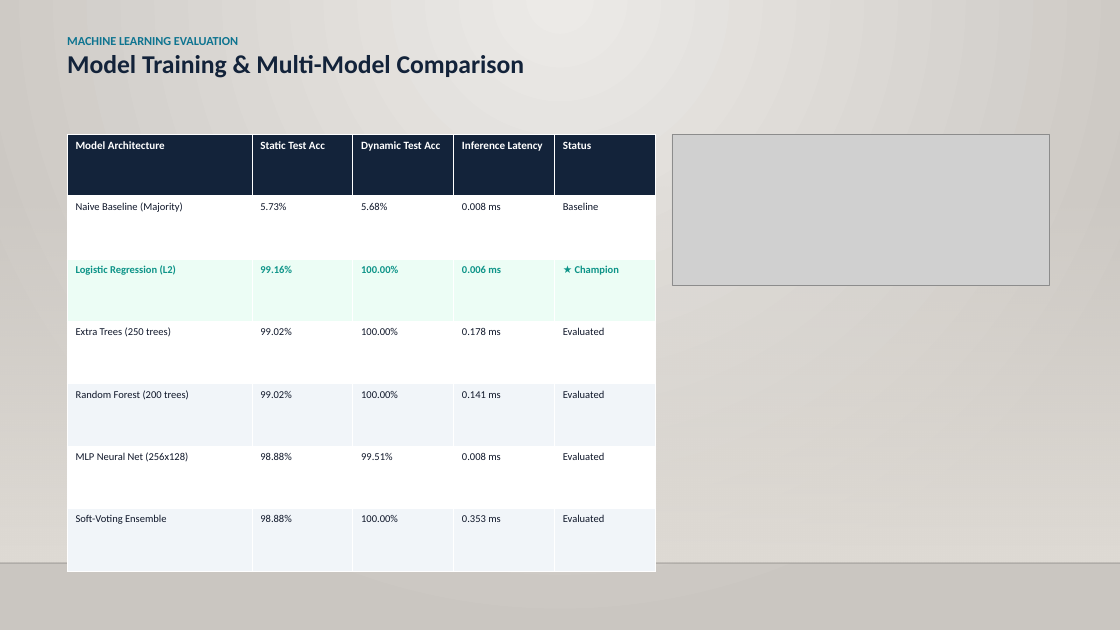
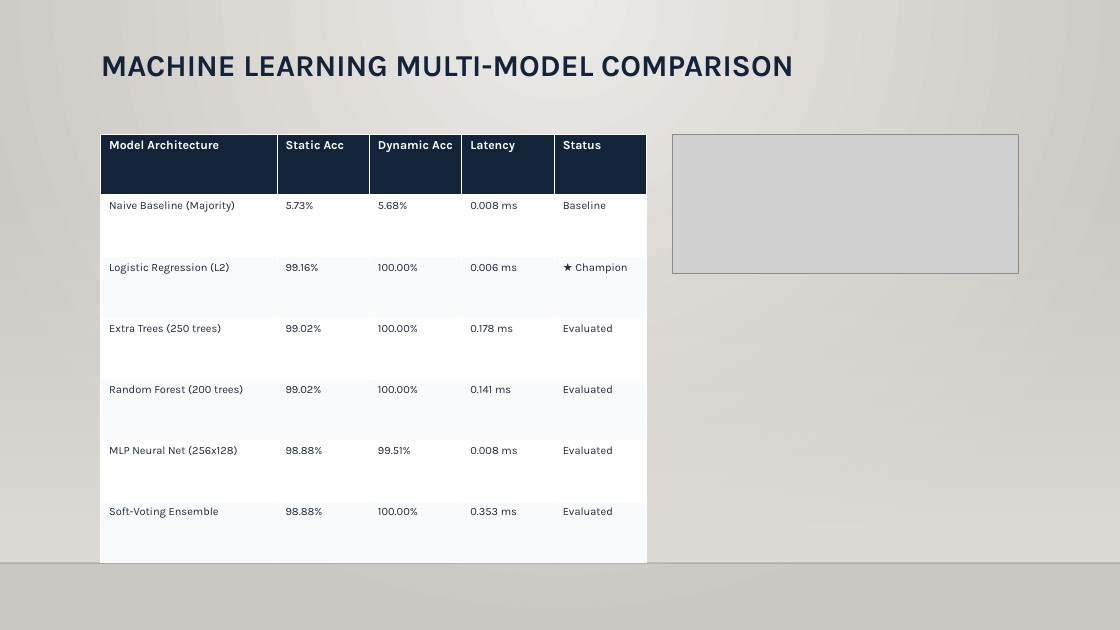
Before and after one commit to darshandivakarnaik28/G2T2G, a slide deck: slide 31 of G2T2G_Final_Presentation.pptx. Drawn at 1120x630 pixels with LibreOffice and Linux fonts; fonts in the diff are those of the drawing; grey boxes stand for pictures; background and template pictures are left out. Boxes give left, top, right and bottom in pixels: in the first picture for what was removed or moved away, otherwise in the second. Text is boxed around its words. In the diff, an @@ line names an element or a change of style, - is before the commit and + after.

Commit message:
style(presentation): unify typography, title coordinates, and table formatting across all 38 slides

```diff
--- a/G2T2G_Final_Presentation.pptx
+++ b/G2T2G_Final_Presentation.pptx
@@ text at [101,56,793,77]: text changed; size 22 to 26 pt; font Calibri to Karla @@
-MACHINE LEARNING EVALUATION
-Model Training & Multi-Model Comparison
+MACHINE LEARNING MULTI-MODEL COMPARISON
@@ table at [101,134,647,563] @@
-row 1: Model Architecture | Static Test Acc | Dynamic Test Acc | Inference Latency | Status
+row 1: Model Architecture | Static Acc | Dynamic Acc | Latency | Status
@@ fill #ECFDF5 to #F8FAFC in row 3 @@
@@ fill #F1F5F9 to #F8FAFC in 10 cells @@
@@ size 9.5 to 10.5 pt in "Model Architecture", "Status" @@
@@ font Calibri to Karla @@
@@ size 9 to 9.5 pt in "Naive Baseline (Majority)", "5.73%", "5.68%", "0.008 ms" and 26 more places @@
@@ text colour #0F172A to #1E293B in "Naive Baseline (Majority)", "5.73%", "5.68%", "0.008 ms" and 21 more places @@
@@ text colour #0D9488 to #1E293B, bold off in "Logistic Regression (L2)", "99.16%", "100.00%", "0.006 ms" and 1 more places @@
@@ table: place and size @@
-table at [67,134,655,571]
+table at [101,134,647,563]
@@ picture: place and size @@
-picture at [672,134,1050,286]
+picture at [672,134,1019,273]
```
Also in this commit, not shown: 37 other slides changed, 2 other files.
